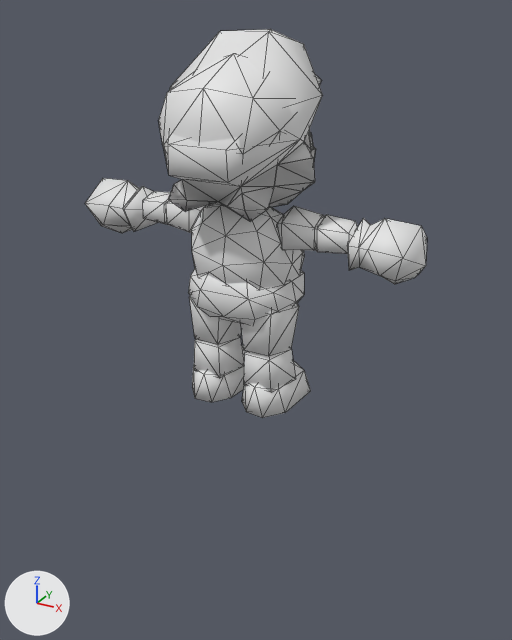
The OBJ model Models/mario.obj, before and after one commit.
Before and after are seen from a 50 mm camera at (2.29, -3.77, 2.58) aimed at (0.01, 0.37, 0.51). The axes (+X, +Y, +Z) are drawn at lower left. The lights are the same throughout. Mesh edges are drawn as thin lines. Where no turn or scale is listed for an object, it has been applied to the vertices.

Names of what the first picture shows: 'mario_body', 'mario_cap_off', 'mario_cap_on', 'mario_left_hand_fist', 'mario_right_hand_fist'.
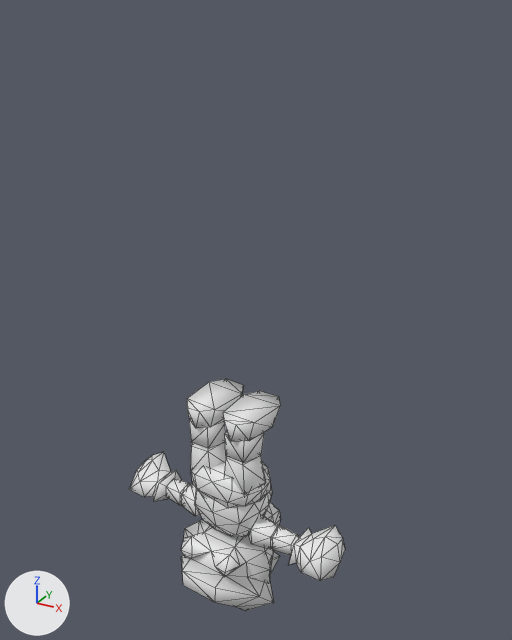
What changed in the scene script:
```text
Change me_mario_body:
    where me_mario_body.from_pydata(...)  # 259 vertices, 470 faces; spans x -0.81..0.83, y -0.07..0.61, z -0.01..1.43
    used by ob_mario_body; location = (0.0, 0.0, 0.0)
    me_mario_body part 1: the whole mesh is multiplied about its middle by the matrix ((-0.756, 0.068, 0.0), (0.068, 0.756, -0.003), (0.0, -0.003, -0.759)), then moved by (-0.01, -0.24, -1.25)
Change me_mario_cap_on:
    where me_mario_cap_on.from_pydata(...)  # 97 vertices, 190 faces; spans x -0.536..0.548, y -0.327..0.961, z 1.336..2.459
    used by ob_mario_cap_on; location = (0.0, 0.0, 0.0)
    me_mario_cap_on part 2: the whole mesh is multiplied about its middle by the matrix ((-0.756, 0.068, 0.0), (0.068, 0.756, -0.003), (0.0, -0.003, -0.759)), then moved by (0.001, -0.258, -3.354)
Change me_mario_left_hand_fist:
    where me_mario_left_hand_fist.from_pydata(...)  # 25 vertices, 46 faces; spans x -1.244..-0.74, y -0.015..0.457, z 1.038..1.452
    used by ob_mario_left_hand_fist; location = (0.0, 0.0, 0.0)
    me_mario_left_hand_fist part 3: the whole mesh is multiplied about its middle by the matrix ((-0.756, 0.068, 0.0), (0.068, 0.756, -0.003), (0.0, -0.003, -0.759)), then moved by (1.746, -0.301, -2.206)
Change me_mario_right_hand_fist:
    where me_mario_right_hand_fist.from_pydata(...)  # 25 vertices, 46 faces; spans x 0.751..1.251, y -0.017..0.452, z 1.022..1.436
    used by ob_mario_right_hand_fist; location = (0.0, 0.0, 0.0)
    me_mario_right_hand_fist part 4: the whole mesh is multiplied about its middle by the matrix ((-0.756, 0.068, 0.0), (0.068, 0.756, -0.003), (0.0, -0.003, -0.759)), then moved by (-1.753, -0.164, -2.178)
Remove ob_mario_cap_off:
    ob_mario_cap_off = bpy.data.objects.new('mario_cap_off', me_mario_cap_off)
    ob_mario_cap_off.location = (0.0, 0.0, 0.0)
```

Pixel boxes [x1, y1, x2, y2] of what changed, in the pictures (512 x 640 px):
'mario_body', reshaped (38% narrower, 22% shorter)
    before: [143, 191, 357, 418]
    after: [166, 379, 299, 555]
'mario_cap_on', reshaped (38% narrower, 40% shorter)
    before: [159, 29, 322, 212]
    after: [181, 502, 281, 611]
'mario_cap_off', deleted
    before: [158, 54, 321, 221]
'mario_right_hand_fist', reshaped (35% narrower, 25% shorter)
    before: [347, 218, 427, 284]
    after: [129, 452, 181, 501]
'mario_left_hand_fist', reshaped (22% narrower)
    before: [85, 178, 157, 233]
    after: [289, 525, 345, 581]
